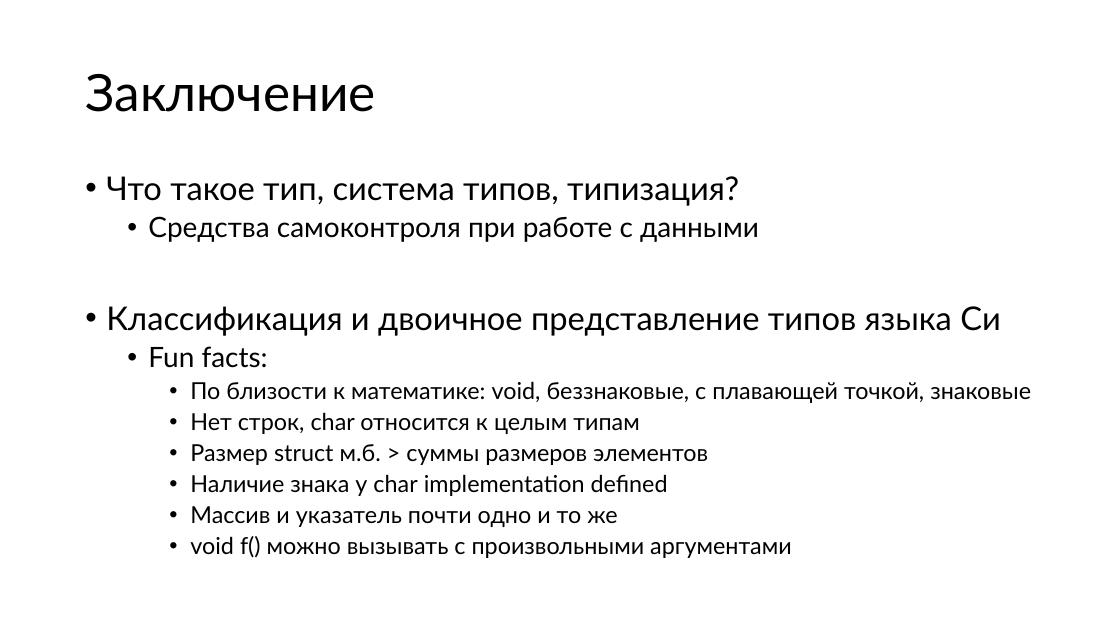
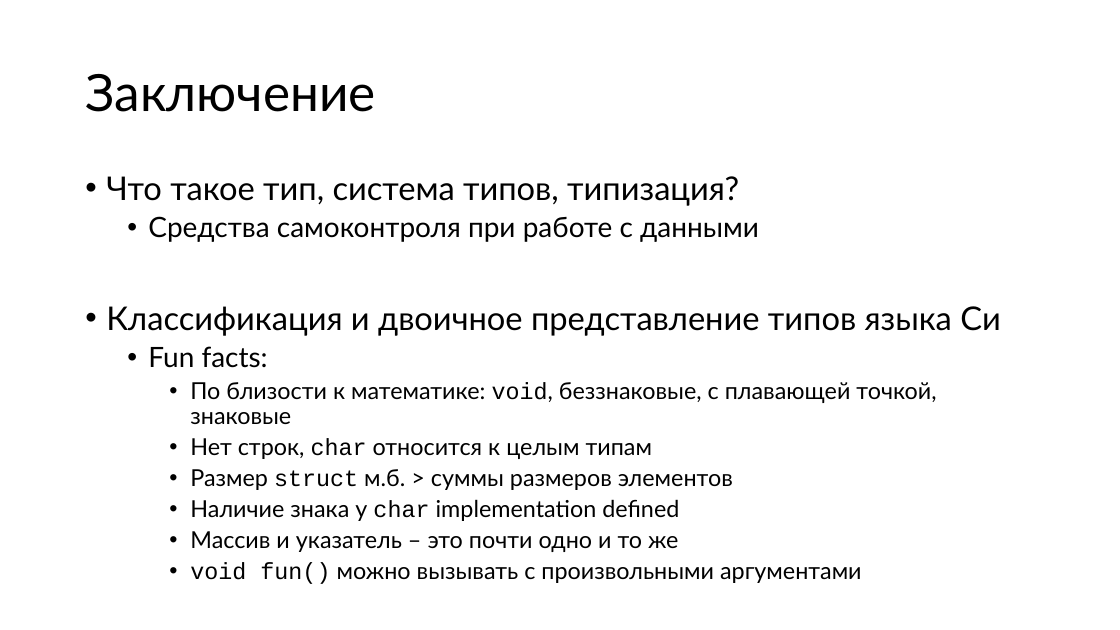
Before and after one commit to Evgueni-Petrov-aka-espetrov/Algorithms-and-Programming-in-C-pptx, a slide deck: slide 48 of 001 Типы языка Си.pptx. Drawn at 1120x630 pixels with LibreOffice and Linux fonts; fonts in the diff are those of the drawing. Boxes give left, top, right and bottom in pixels: in the first picture for what was removed or moved away, otherwise in the second. Text is boxed around its words. In the diff, an @@ line names an element or a change of style, - is before the commit and + after.

```diff
--- a/001 Типы языка Си.pptx
+++ b/001 Типы языка Си.pptx
@@ text at (x1=190, y1=382, x2=936, y2=521): font Lato to Courier New in "void,", "char", "struct", "char" @@
@@ text at (x1=190, y1=531, x2=678, y2=584): text changed @@
-    • Массив и указатель почти одно и то же
-    • void f() можно вызывать с произвольными аргументами
+    • Массив и указатель – это почти одно и то же
+    • void fun() можно вызывать с произвольными аргументами
```
Also in this commit, not shown: 16 other slides changed, 1 other file.
